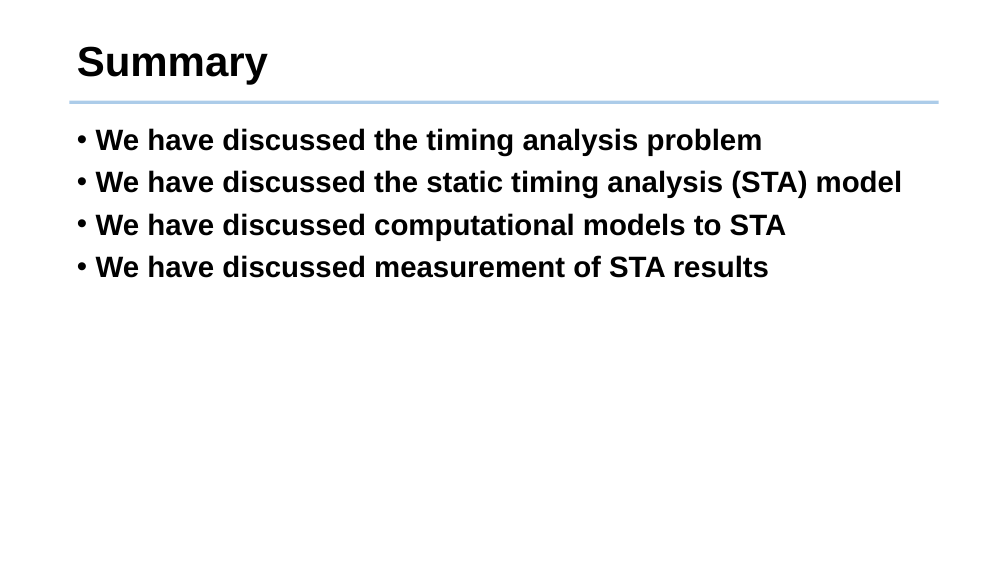
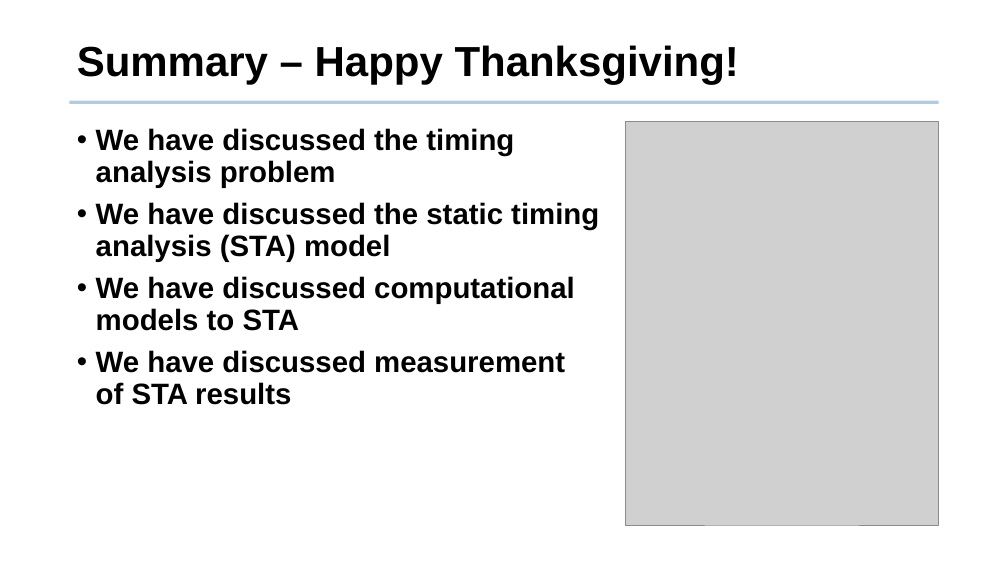
Before and after one commit to tsung-wei-huang/ece5960-physical-design, a slide deck: slide 37 of Lectures/lecture19.pptx (slide 36 before the commit). Drawn at 1008x567 pixels with LibreOffice and Linux fonts; fonts in the diff are those of the drawing; grey boxes stand for pictures; background and template pictures are left out. Boxes give left, top, right and bottom in pixels: in the first picture for what was removed or moved away, otherwise in the second. Text is boxed around its words. In the diff, an @@ line names an element or a change of style, - is before the commit and + after.

Commit message:
updated lecture19

```diff
--- a/Lectures/lecture19.pptx
+++ b/Lectures/lecture19.pptx
@@ title at (77, 45, 739, 85): text changed @@
-Summary
+Summary – Happy Thanksgiving!
@@ text "We have discussed the timing ..." rewrapped from (96, 128, 902, 278) to (96, 128, 599, 405) @@
@@ picture added at (625, 121, 938, 525) @@
```
Also in this commit, not shown: 1 slide added, 14 other files.
